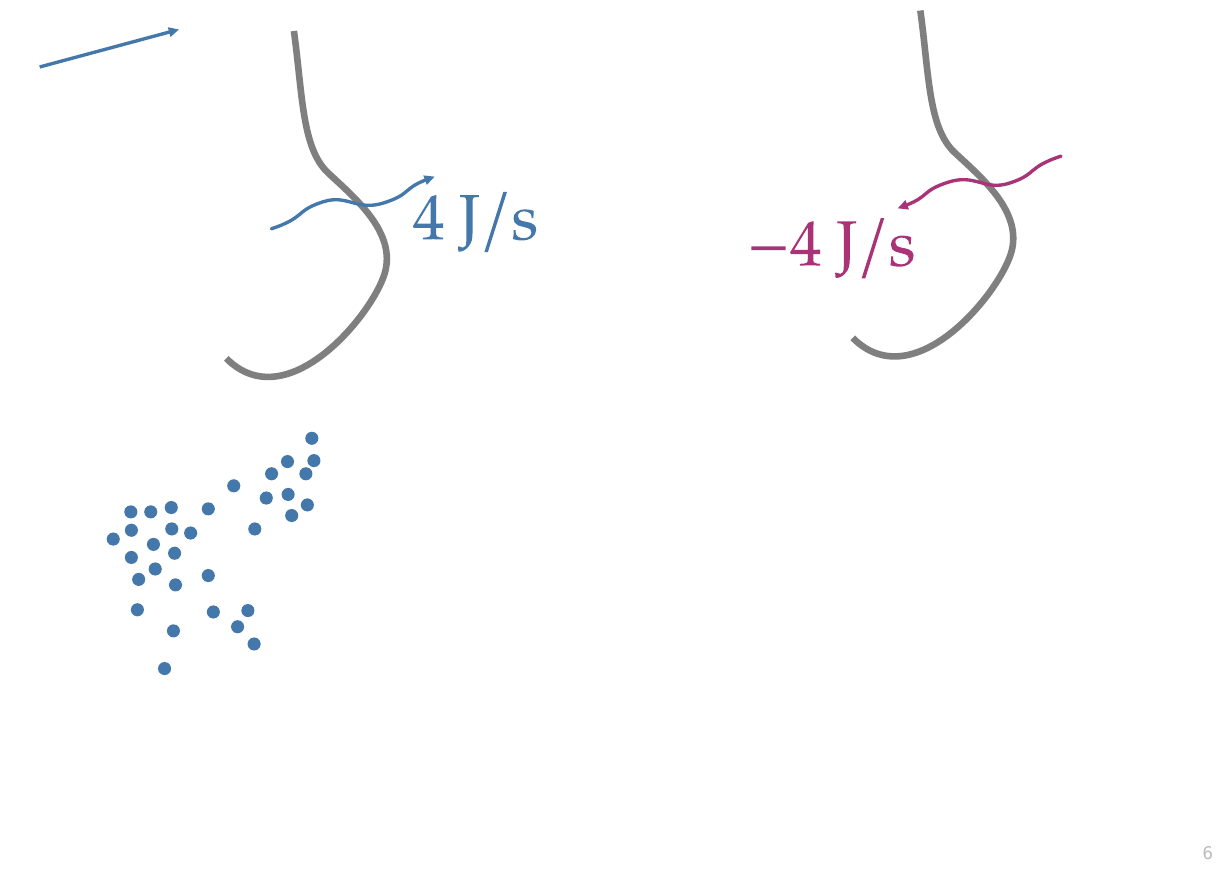
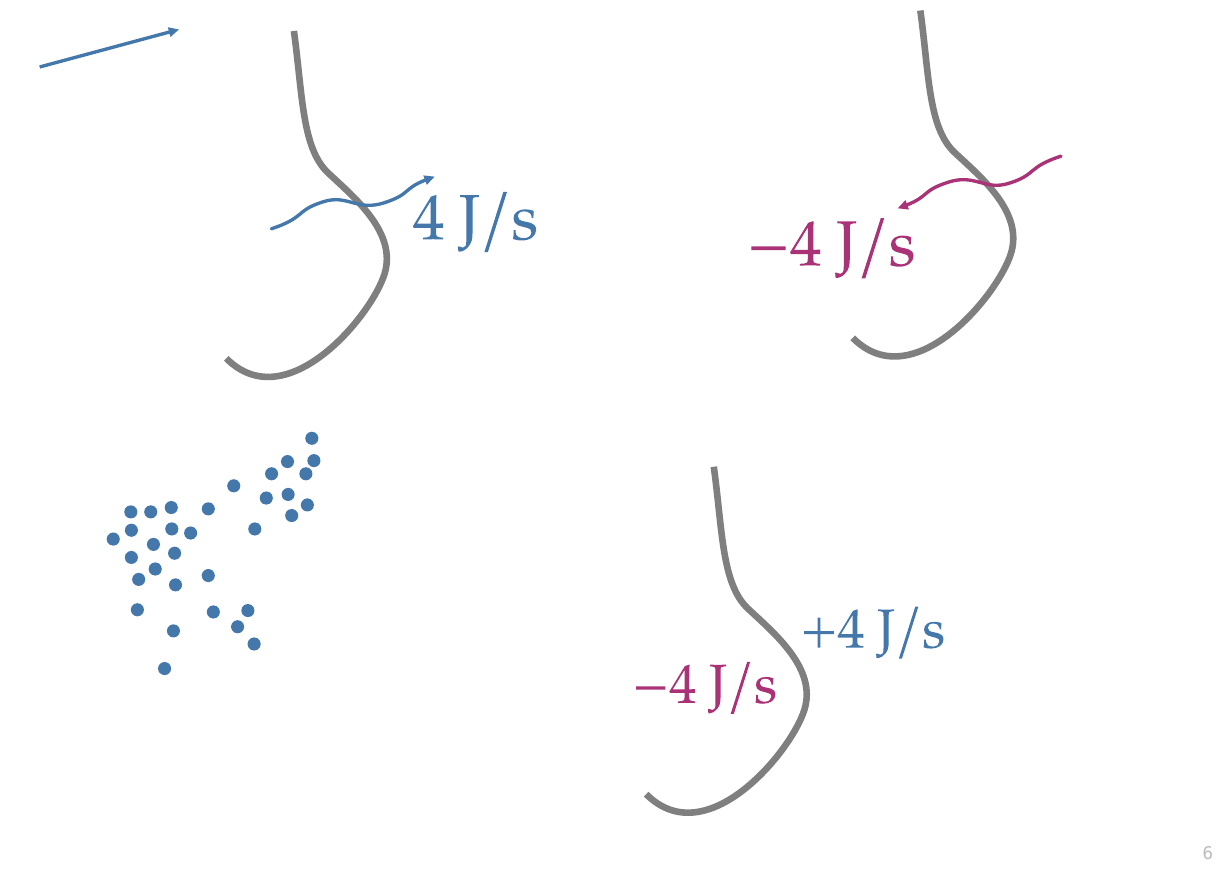
Before and after one commit to pglpm/7wonders, a slide deck: slide 6 of drawings.odp. Drawn at 1232x871 pixels with LibreOffice and Linux fonts; fonts in the diff are those of the drawing. Boxes give left, top, right and bottom in pixels: in the first picture for what was removed or moved away, otherwise in the second. Text is boxed around its words. In the diff, an @@ line names an element or a change of style, - is before the commit and + after.

```diff
--- a/drawings.odp
+++ b/drawings.odp
@@ freeform shape added at <box>646,467,806,813</box>, outline #555555 4.51 pt @@
@@ group added at <box>804,607,944,659</box>: 5 freeform shapes @@
@@ group added at <box>637,662,776,713</box>: 5 freeform shapes @@
```
Also in this commit, not shown: 3 other slides changed, 22 other files.
